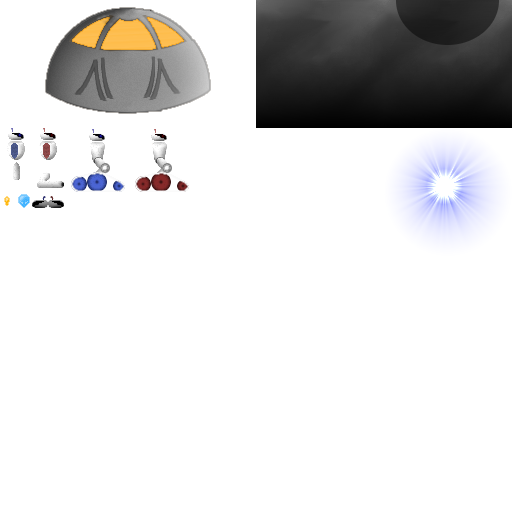
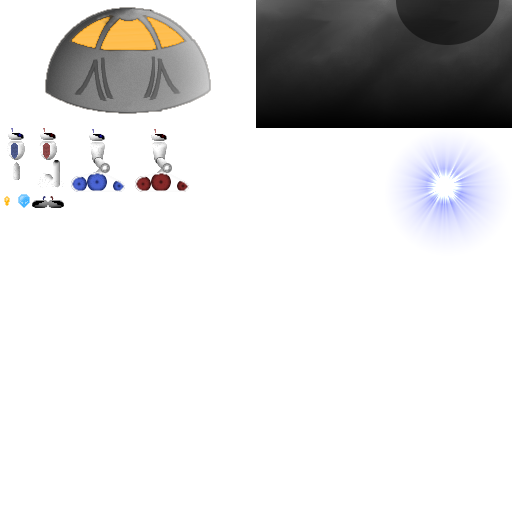
Revision of a layered (512, 512) image; what changed, layer by layer:
painted on "transparency #3" over 37, 172, 64, 188
painted on "Background" over 44, 160, 60, 187
